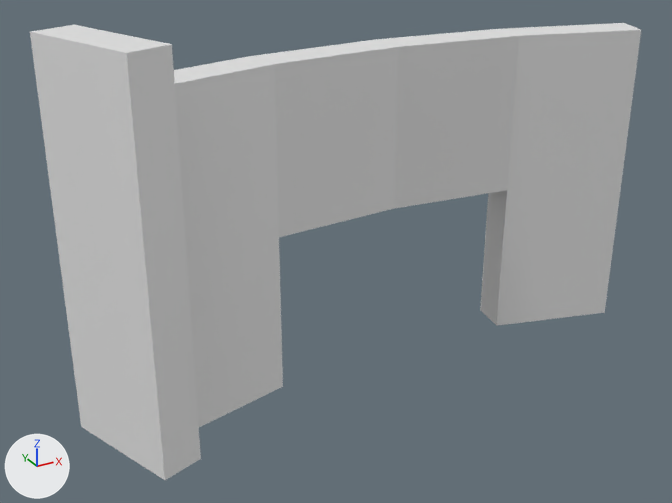
A saved change to the Blender file Assets/Blender files/Wall_1u_1d.blend.
Both versions are drawn from a 50 mm lens placed at (-11.69, 0.74, 8.32), pointed at (-1.94, 18.47, -0.55). Arrows for +X, +Y and +Z are at lower left; the lights stay in place.
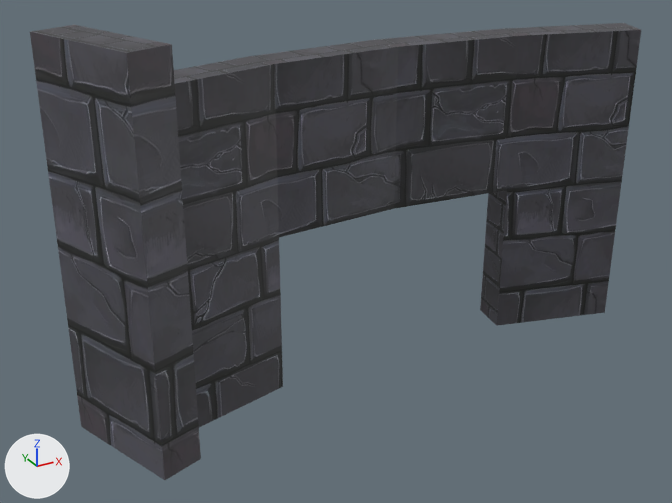
The change, as a diff of the scene's bpy script:
```diff
--- a/Assets/Blender files/Wall_1u_1d.blend.py
+++ b/Assets/Blender files/Wall_1u_1d.blend.py
@@ img_wall2_jpg @@
+img_wall2_jpg = load_image('Wall2.jpg', '../Graphics/Wall2.jpg', 512, 512, 'sRGB')
@@ mat_wall2_jpg @@
+mat_wall2_jpg = principled_material('Wall2.jpg')
+mat_wall2_jpg.texture = img_wall2_jpg
@@ me_cylinder_003 @@
 me_cylinder_003.from_pydata(...)  # 74 vertices, 66 faces; spans x -8.12..6.84, y 16.57..20.0, z -4.0..5.0
+me_cylinder_003.materials.append(mat_wall2_jpg)  # picture img_wall2_jpg
```

Boxes [x1, y1, x2, y2] around the edits, measured in the pictures (672 x 503 px):
'Cylinder.002', recoloured (grey to black)
    both: [30, 23, 641, 480]
